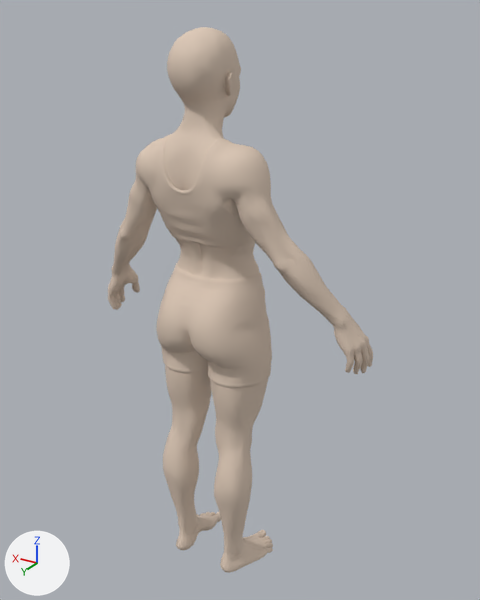
Before and after pictures for a commit that changed the glTF model Assets/StreamingAssets/Characters/human_female_base.glb.
Rendered twice from a 50 mm camera at (-1.275, 1.937, 2.202) aimed at (-0.059, -0.089, 1.189). The axes (+X, +Y, +Z) are drawn at lower left. The lights are the same throughout. The first picture is the older version. Vertices at exactly the same position are counted once.

The first picture shows 'orla'.
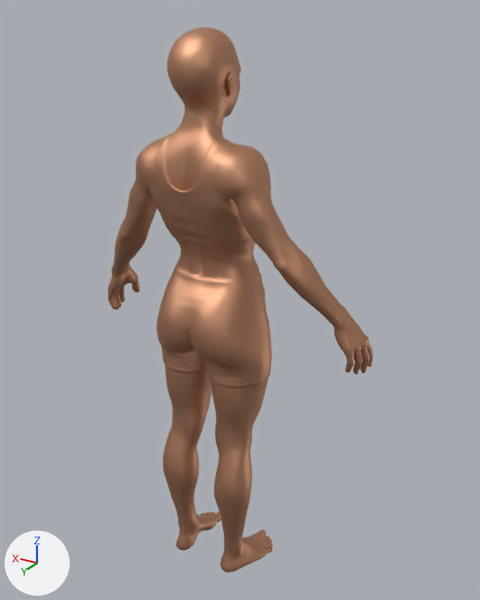
Scene script edits in JSON lines:
```json
{"op": "add", "block": "img_test_skin_albedo", "code": ["img_test_skin_albedo = load_image('test_skin_albedo', '_unpacked/test_skin_albedo', 256, 256, 'sRGB')"]}
{"op": "add", "block": "mat_orla", "code": ["mat_orla = principled_material('orla')", "mat_orla.texture = img_test_skin_albedo", "mat_orla.metallic = 1.0", "mat_orla.roughness = 0.553"]}
{"block": "me_orla", "where": "# used by ob_orla; location = (0.0, 0.0, 0.0)"}
{"op": "remove", "block": "me_orla", "code": "me_orla.from_pydata(...)  # 10123 vertices, 20000 faces; spans x -0.6..0.6, y -0.19..0.19, z 0.0..2.16"}
{"op": "add", "block": "me_orla", "code": "me_orla.from_pydata(...)  # 10136 vertices, 20000 faces; spans x -0.6..0.6, y -0.19..0.19, z 0.0..2.16"}
{"block": "me_orla", "change": "me_orla part 1: 38 vertices moved within x -0.19..0.18, y -0.14..0.17, z 1.33..2.04; 13 vertices added at x -0.06..0.09, y -0.1..0.01, z 1.87..1.95"}
{"block": "me_orla", "change": "me_orla part 2: 19227 faces spanning x -0.6..0.6, y -0.19..0.19, z 0.0..2.16 switch from mat_orla_flat (beige #ddc8b6) to mat_orla (picture img_test_skin_albedo)"}
{"block": "me_orla", "change": "other edits to the shape of me_orla do not show in these pictures"}
```

Boxes [x1, y1, x2, y2] around the edits, measured in the pictures (480 x 600 px; the box of a moved part takes in the faces that stretch with it):
```json
{"part": 1, "of": "me_orla", "change": "moved or reshaped", "before": [196, 82, 233, 283], "after": [196, 82, 236, 283]}
{"part": 2, "of": "me_orla", "change": "recoloured", "before": [108, 27, 373, 573], "after": [108, 27, 373, 573], "on screen": "beige to brown"}
```
